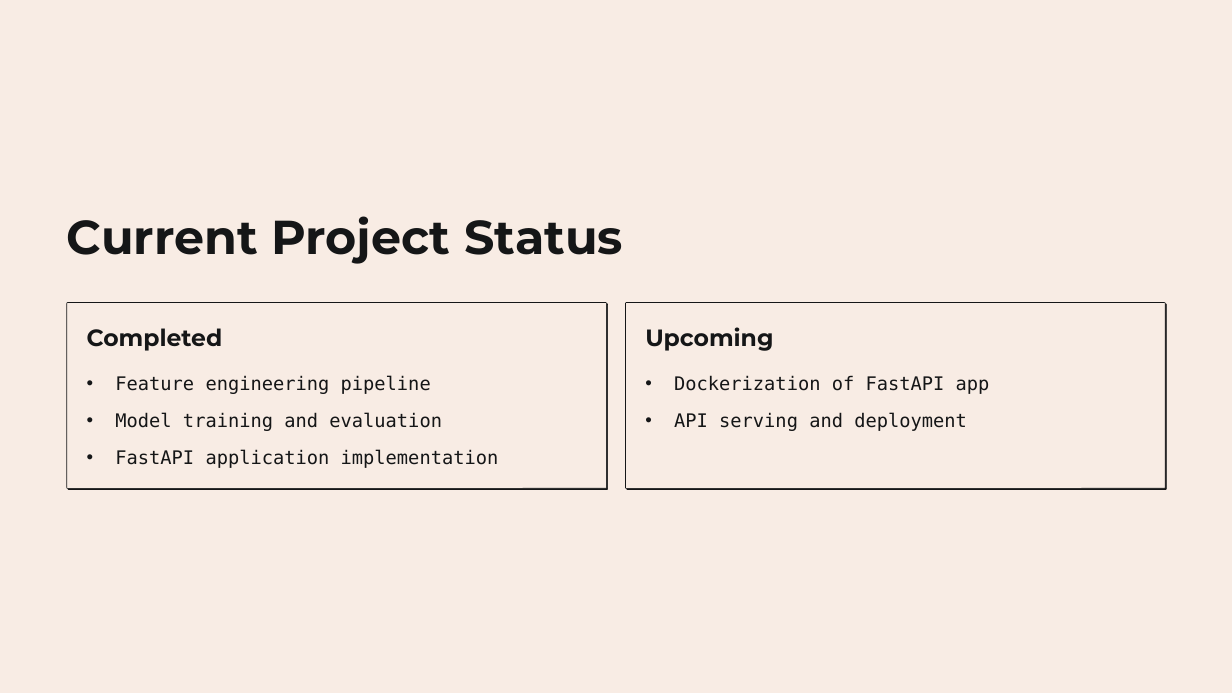
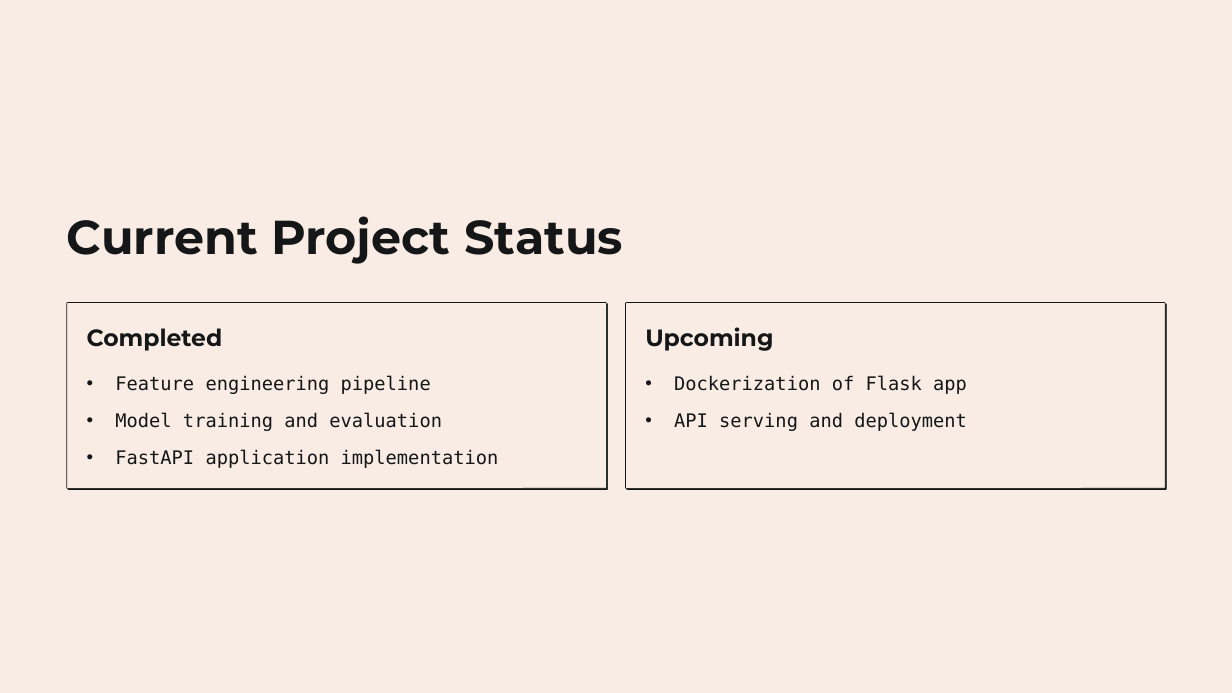
Before and after one commit to AppleShay/DEII-Stargazers, a slide deck: slide 10 of StarGazers.pptx (slide 9 before the commit). Drawn at 1232x693 pixels with LibreOffice and Linux fonts; fonts in the diff are those of the drawing; background and template pictures are left out. Boxes give left, top, right and bottom in pixels: in the first picture for what was removed or moved away, otherwise in the second. Text is boxed around its words. In the diff, an @@ line names an element or a change of style, - is before the commit and + after.

```diff
--- a/StarGazers.pptx
+++ b/StarGazers.pptx
@@ text at [674, 375, 967, 394]: text changed @@
-• Dockerization of FastAPI app
+• Dockerization of Flask app
```
Also in this commit, not shown: 3 other slides changed, 1 slide added.
